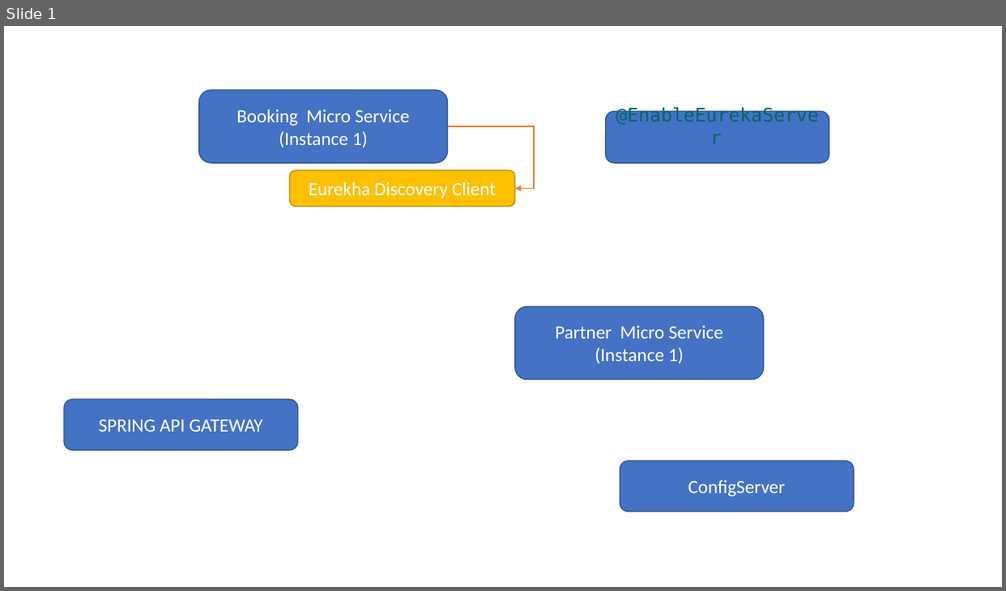
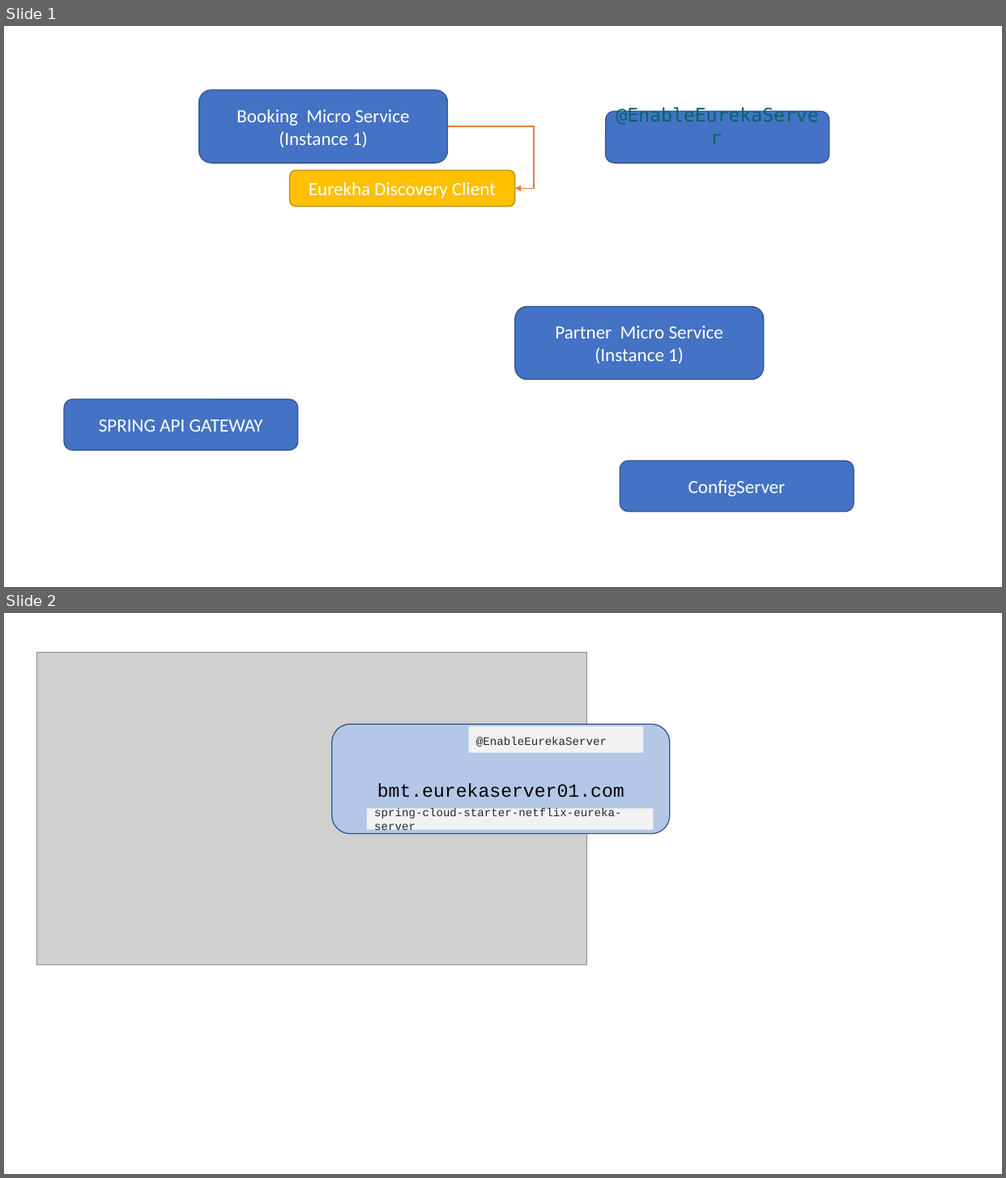
Before and after one commit to rkumar-bengaluru/algoes, a slide deck: src/spring/spring.boot.pptx. Shown one above the other, each under a label of ours: slide 1 before the commit, slides 1 and 2 after it. The pictures are 1006x591 and 1006x1178 pixels, drawn with LibreOffice and Linux fonts; fonts in the diff are those of the drawing; grey boxes stand for pictures. Boxes give left, top, right and bottom in pixels: in the first picture for what was removed or moved away, otherwise in the second. Text is boxed around its words. In the diff, an @@ line names an element or a change of style, - is before the commit and + after.

Commit message:
cloud

```diff
--- a/src/spring/spring.boot.pptx
+++ b/src/spring/spring.boot.pptx
@@ slide 2 added at <box>4,613,1002,1174</box>, background #FFFFFF @@
@@ group added at <box>37,652,670,965</box>: 2 rectangles, 1 picture, 1 rounded rectangle @@
+bmt.eurekaserver01.com
+@EnableEurekaServer
+spring-cloud-starter-netflix-eureka-server
```
Also in this commit, not shown: 1 slide changed, 1 other slide added, 1 slide removed, 5 other files.
